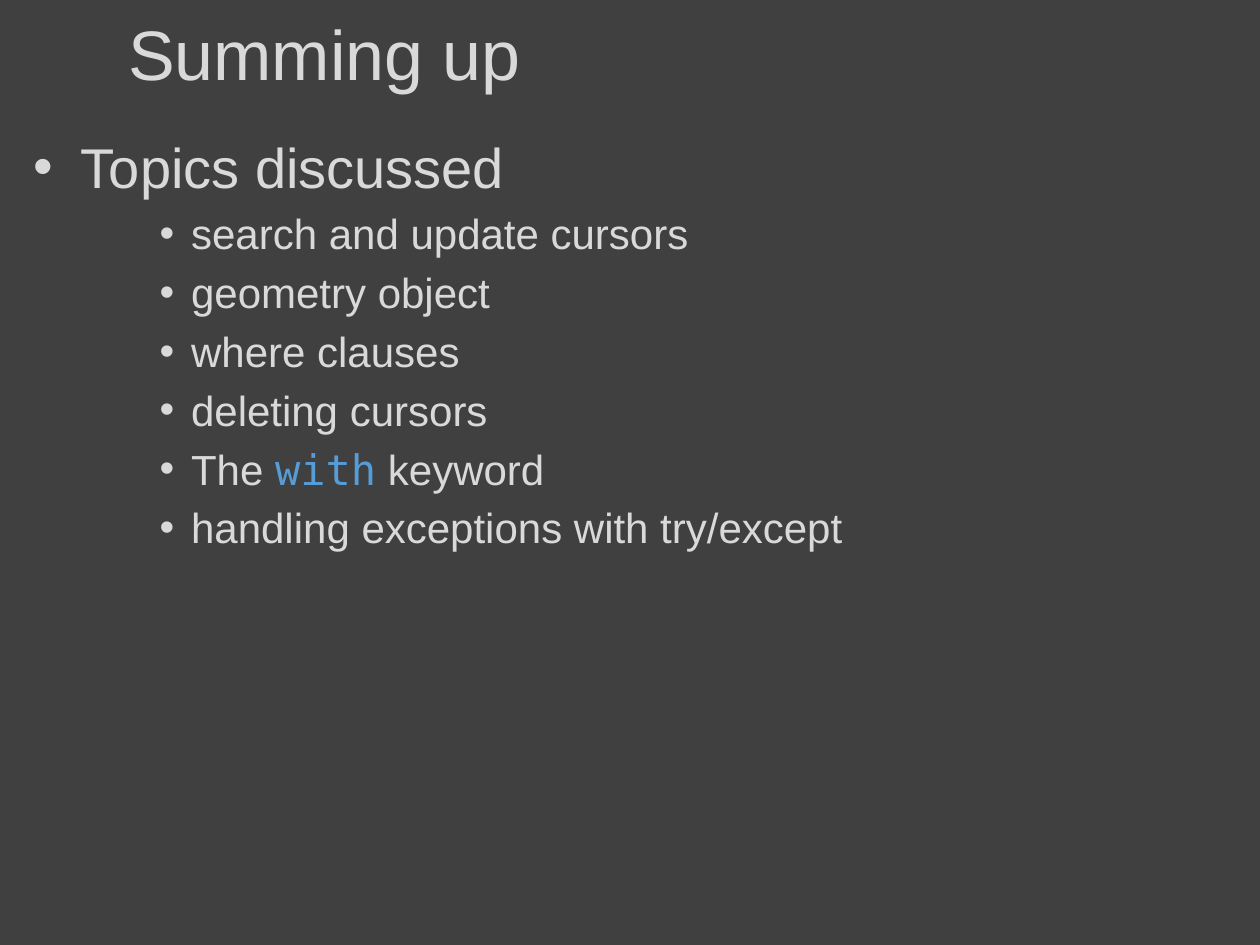
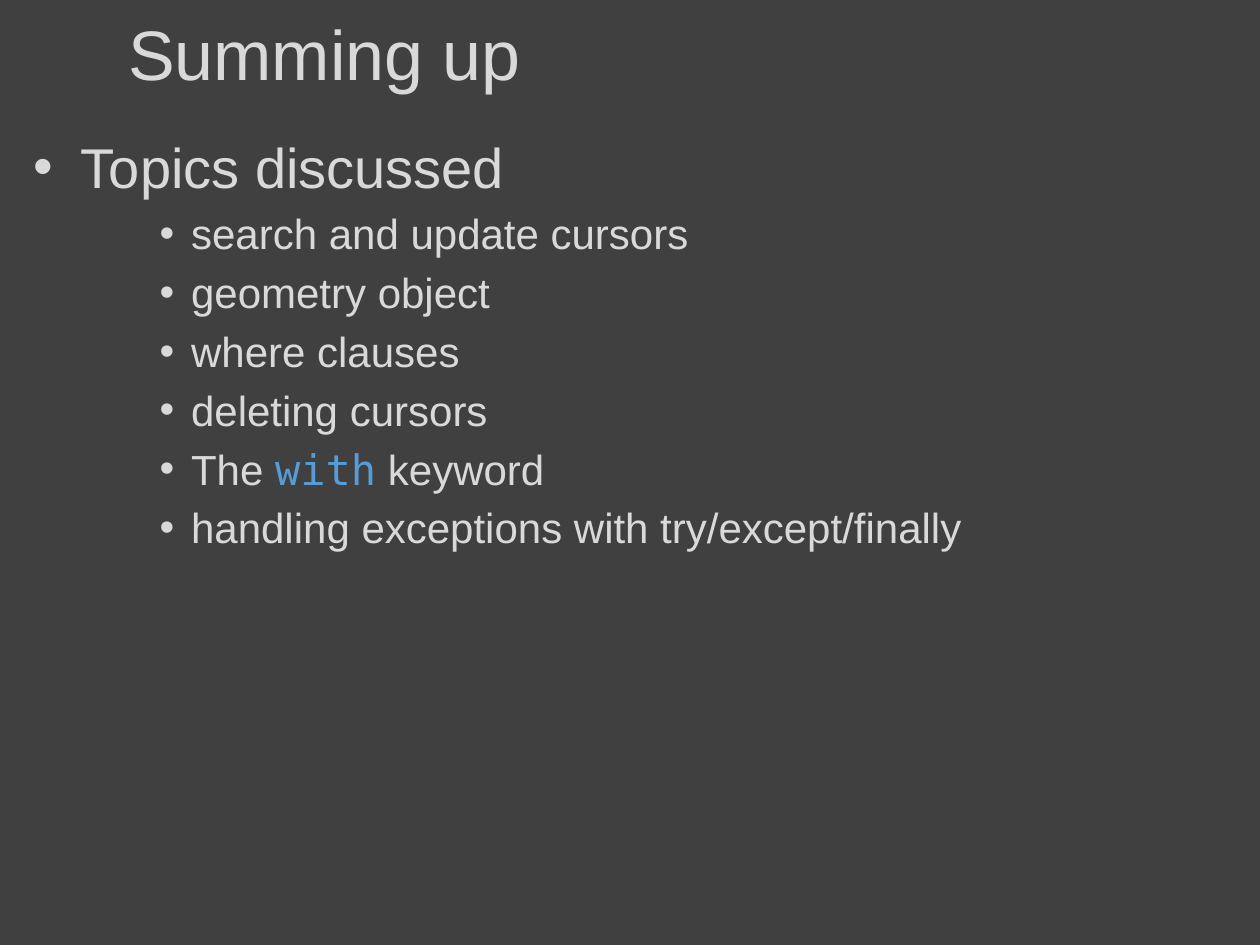
Before and after one commit to lgtateos/gis540, a slide deck: slide 99 of slides/cursors.pptx (slide 103 before the commit). Drawn at 1260x945 pixels with LibreOffice and Linux fonts; fonts in the diff are those of the drawing. Boxes give left, top, right and bottom in pixels: in the first picture for what was removed or moved away, otherwise in the second. Text is boxed around its words. In the diff, an @@ line names an element or a change of style, - is before the commit and + after.

```diff
--- a/slides/cursors.pptx
+++ b/slides/cursors.pptx
@@ text at (191,512,961,552): text changed @@
-    • handling exceptions with try/except
+    • handling exceptions with try/except/finally
```
Also in this commit, not shown: 3 other slides changed, 1 slide added.
